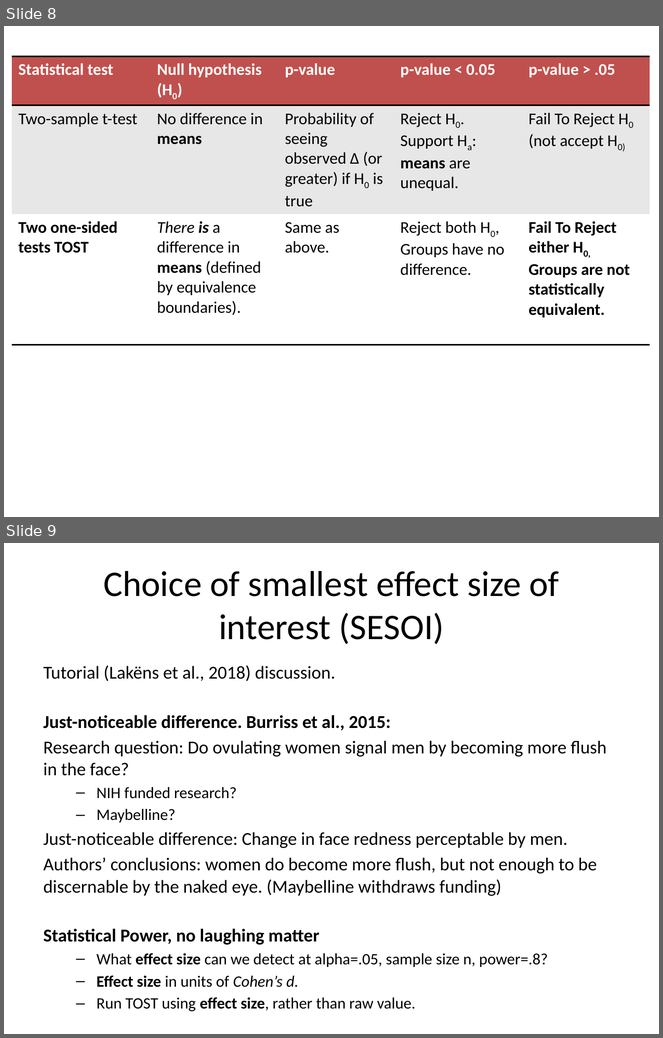
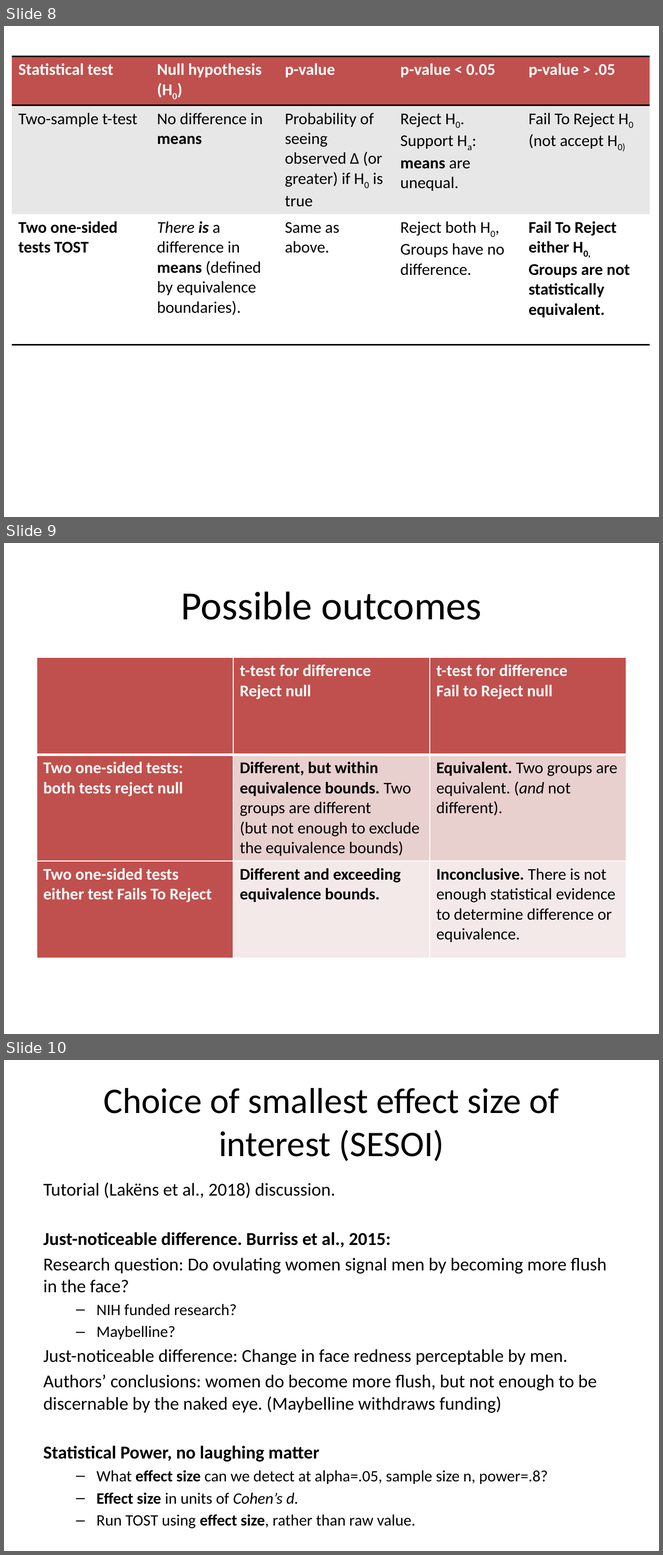
Before and after one commit to meekrob/stats_workshop_2020, a slide deck: adeline/Adeline_TOST_edit.pptx. Shown one above the other, each under a label of ours: slides 8 and 9 before the commit, slides 8, 9 and 10 after it. The pictures are 663x1038 and 663x1555 pixels, drawn with LibreOffice and Linux fonts; fonts in the diff are those of the drawing. Boxes give left, top, right and bottom in pixels: in the first picture for what was removed or moved away, otherwise in the second. Text is boxed around its words. In the diff, an @@ line names an element or a change of style, - is before the commit and + after.

```diff
--- a/adeline/Adeline_TOST_edit.pptx
+++ b/adeline/Adeline_TOST_edit.pptx
@@ slide 9 added at bbox=[4, 543, 659, 1034], background #FFFFFF @@
@@ title added at bbox=[181, 591, 482, 620], 44 pt, text #000000 @@
+Possible outcomes
@@ table added at bbox=[37, 657, 626, 957], 3 rows, 3 columns @@
+ | t-test for difference / Reject null | t-test for difference / Fail to Reject null
+Two one-sided tests: / both tests reject null | Different, but within equivalence bounds. Two groups are different / (but not enough to exclude the equivalence bounds) | Equivalent. Two groups are equivalent. (and not different).
+Two one-sided tests / either test Fails To Reject | Different and exceeding equivalence bounds. | Inconclusive. There is not enough statistical evidence to determine difference or equivalence.
@@ what was slide 9 is now slide 10 @@
```
Also in this commit, not shown: 3 slides changed.
